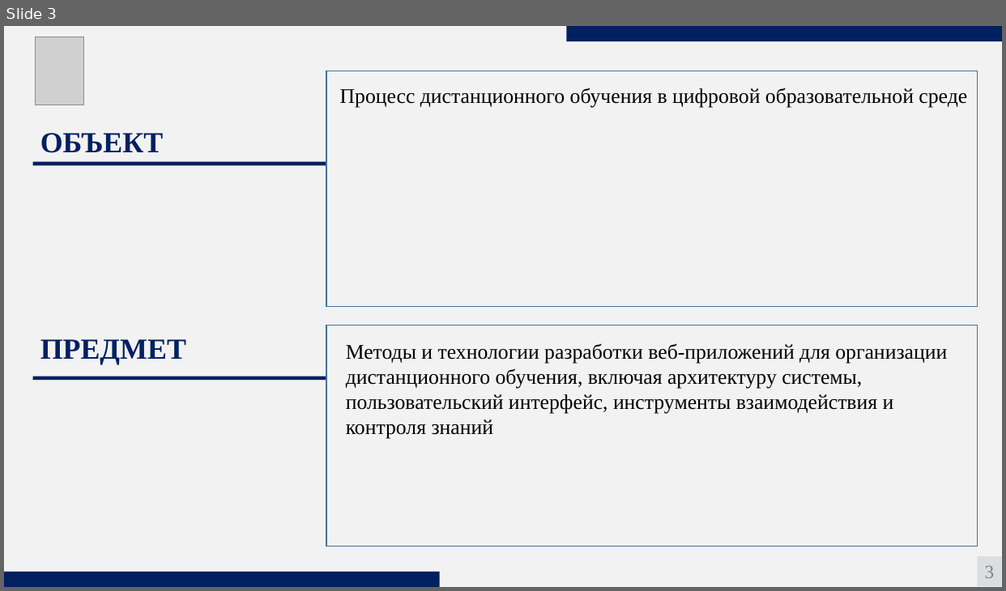
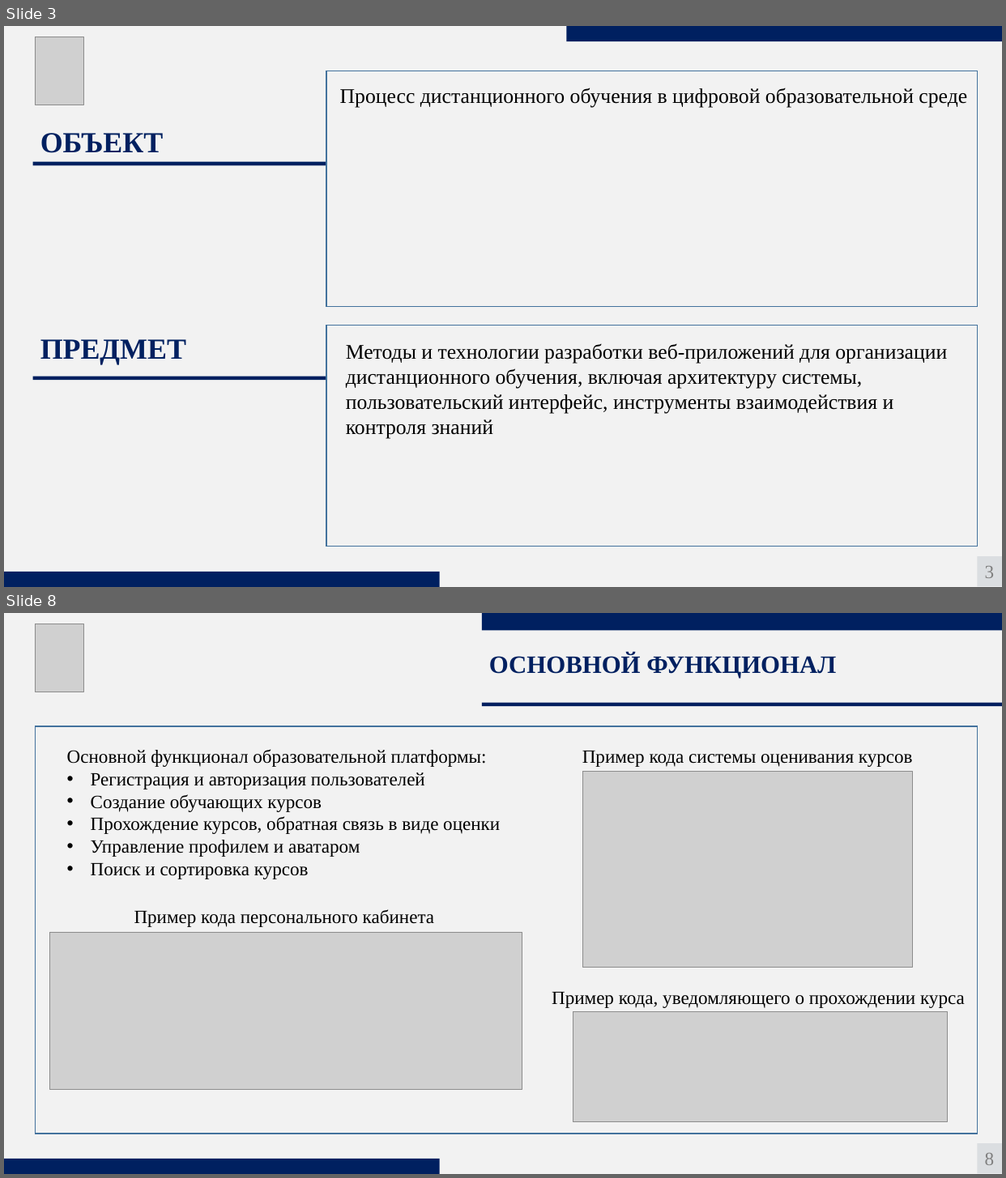
Before and after one commit to aftercraig/Education-Graduate, a slide deck: Дополнительные материалы/Диплом Боритько.pptx. Shown one above the other, each under a label of ours: slide 3 before the commit, slides 3 and 8 after it; the slides between them are not shown. The pictures are 1006x591 and 1006x1178 pixels, drawn with LibreOffice and Linux fonts; fonts in the diff are those of the drawing; grey boxes stand for pictures. Boxes give left, top, right and bottom in pixels: in the first picture for what was removed or moved away, otherwise in the second. Text is boxed around its words. In the diff, an @@ line names an element or a change of style, - is before the commit and + after.

```diff
--- a/Дополнительные материалы/Диплом Боритько.pptx
+++ b/Дополнительные материалы/Диплом Боритько.pptx
@@ slide 8 added at [4, 613, 1002, 1174], background #F2F2F2 @@
@@ picture added at [36, 624, 84, 692] @@
@@ rectangle added at [482, 613, 1002, 630], fill #002060 @@
@@ text added at [489, 653, 836, 678], 24 pt, text #002060, bold @@
+ОСНОВНОЙ ФУНКЦИОНАЛ
@@ rectangle added at [482, 703, 1002, 707], fill #002060 @@
@@ rectangle added at [36, 726, 978, 1134], outline #43739E 1 pt @@
@@ text added at [67, 749, 500, 879], 18 pt, text #000000 @@
+Основной функционал образовательной платформы:
+• Регистрация и авторизация пользователей
+• Создание обучающих курсов
+• Прохождение курсов, обратная связь в виде оценки
+• Управление профилем и аватаром
+• Поиск и сортировка курсов
@@ text added at [582, 751, 913, 767], 18 pt, text #000000 @@
+Пример кода системы оценивания курсов
@@ picture added at [583, 771, 913, 967] @@
@@ text added at [134, 909, 434, 927], 18 pt, text #000000 @@
+Пример кода персонального кабинета
@@ picture added at [49, 932, 522, 1089] @@
@@ text added at [552, 992, 965, 1008], 18 pt, text #000000 @@
+Пример кода, уведомляющего о прохождении курса
@@ picture added at [573, 1012, 948, 1122] @@
@@ rectangle added at [978, 1144, 1002, 1174], fill #DBDEE1, 18 pt, text #808080 @@
+8
@@ rectangle added at [4, 1159, 440, 1174], fill #002060 @@
```
Also in this commit, not shown: 3 slides changed, 4 other slides added, 8 slides removed, 2 other files.
